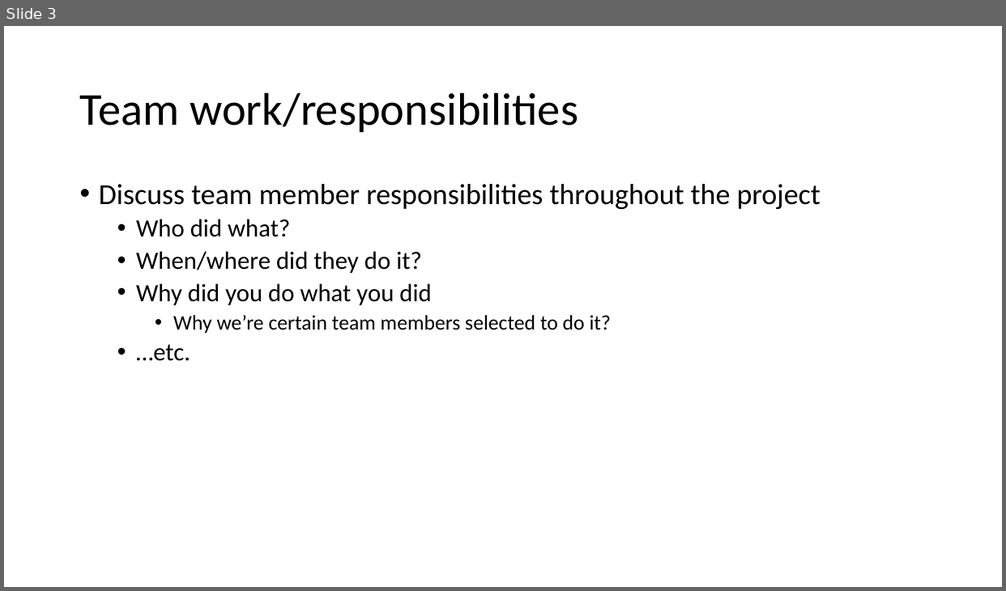
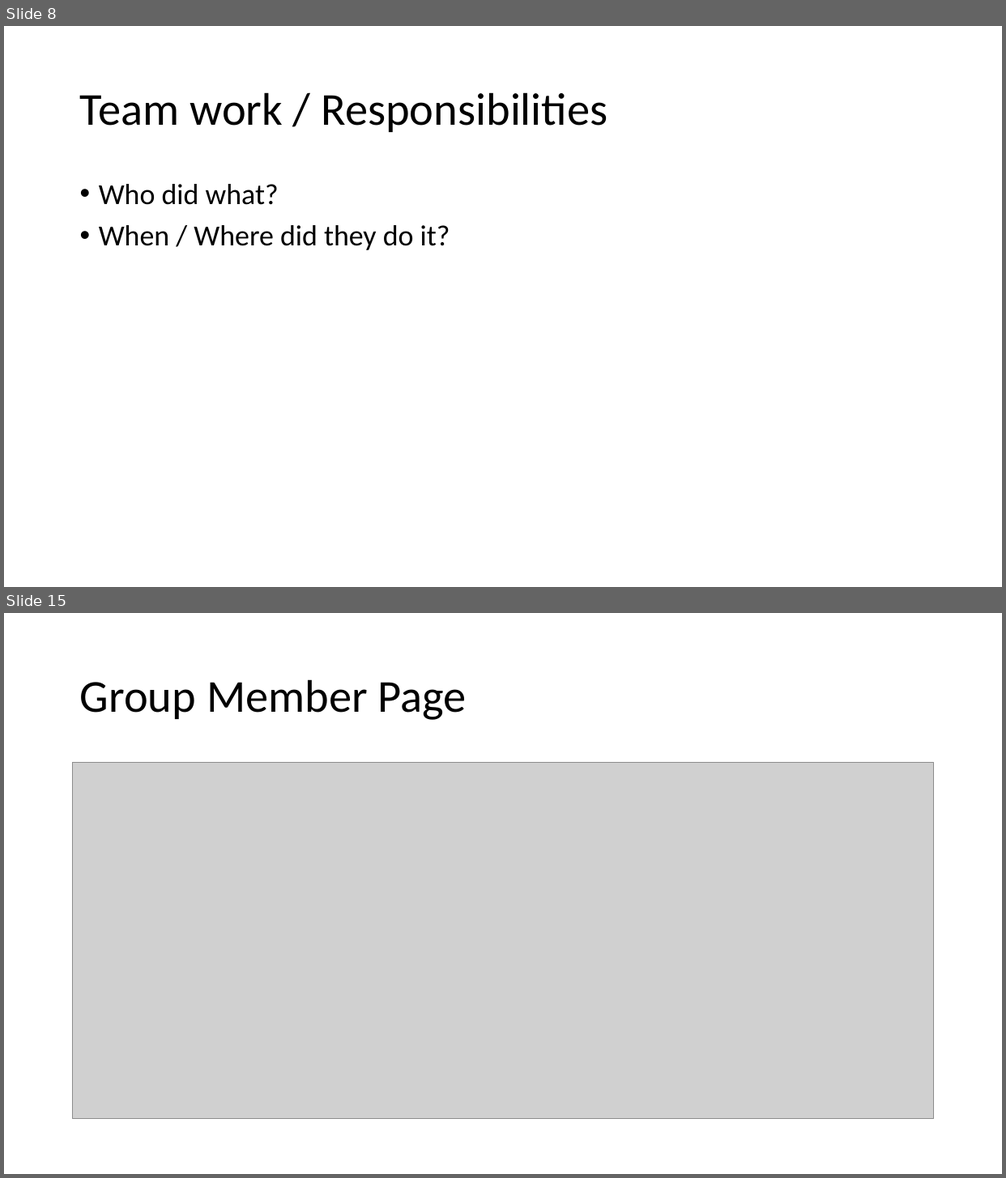
Before and after one commit to Jacobchapman99/ENSE-374-Group07-Project, a slide deck: Milestone4/Milestone 4.ppt. Shown one above the other, each under a label of ours: slide 3 before the commit, slides 8 and 15 after it; the slides between them are not shown. The pictures are 1006x591 and 1006x1178 pixels, drawn with LibreOffice and Linux fonts; fonts in the diff are those of the drawing; grey boxes stand for pictures. Boxes give left, top, right and bottom in pixels: in the first picture for what was removed or moved away, otherwise in the second. Text is boxed around its words. In the diff, an @@ line names an element or a change of style, - is before the commit and + after.

```diff
--- a/Milestone4/Milestone 4.ppt
+++ b/Milestone4/Milestone 4.ppt
@@ slide 15 added at (4, 613, 1002, 1174), background #FFFFFF @@
@@ title added at (80, 679, 466, 720), 44 pt, text #000000 @@
+Group Member Page
@@ picture added at (73, 763, 933, 1118) @@
@@ what was slide 3 is now slide 8 @@
@@ slide 8 changed as well @@
@@ title at (80, 92, 608, 132): text changed @@
-Team work/responsibilities
+Team work / Responsibilities
@@ text at (99, 184, 820, 209): paragraph removed @@
-• Discuss team member responsibilities throughout the project
@@ text at (99, 184, 279, 205): size 24 to 28 pt in "Who did what?"; list level 2 to 1 in "Who did what?" @@
@@ text at (99, 225, 450, 250): text changed; size 24 to 28 pt @@
-  • When/where did they do it?
-  • Why did you do what you did
-    • Why we’re certain team members selected to do it?
-  • …etc.
+• When / Where did they do it?
```
Also in this commit, not shown: 1 other slide changed, 24 other slides added, 5 slides removed.
